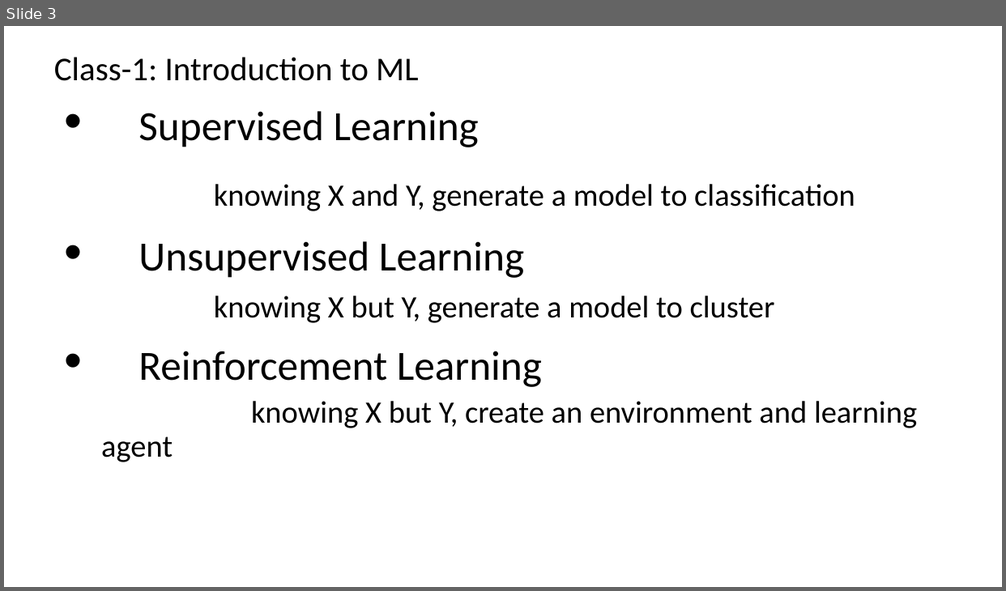
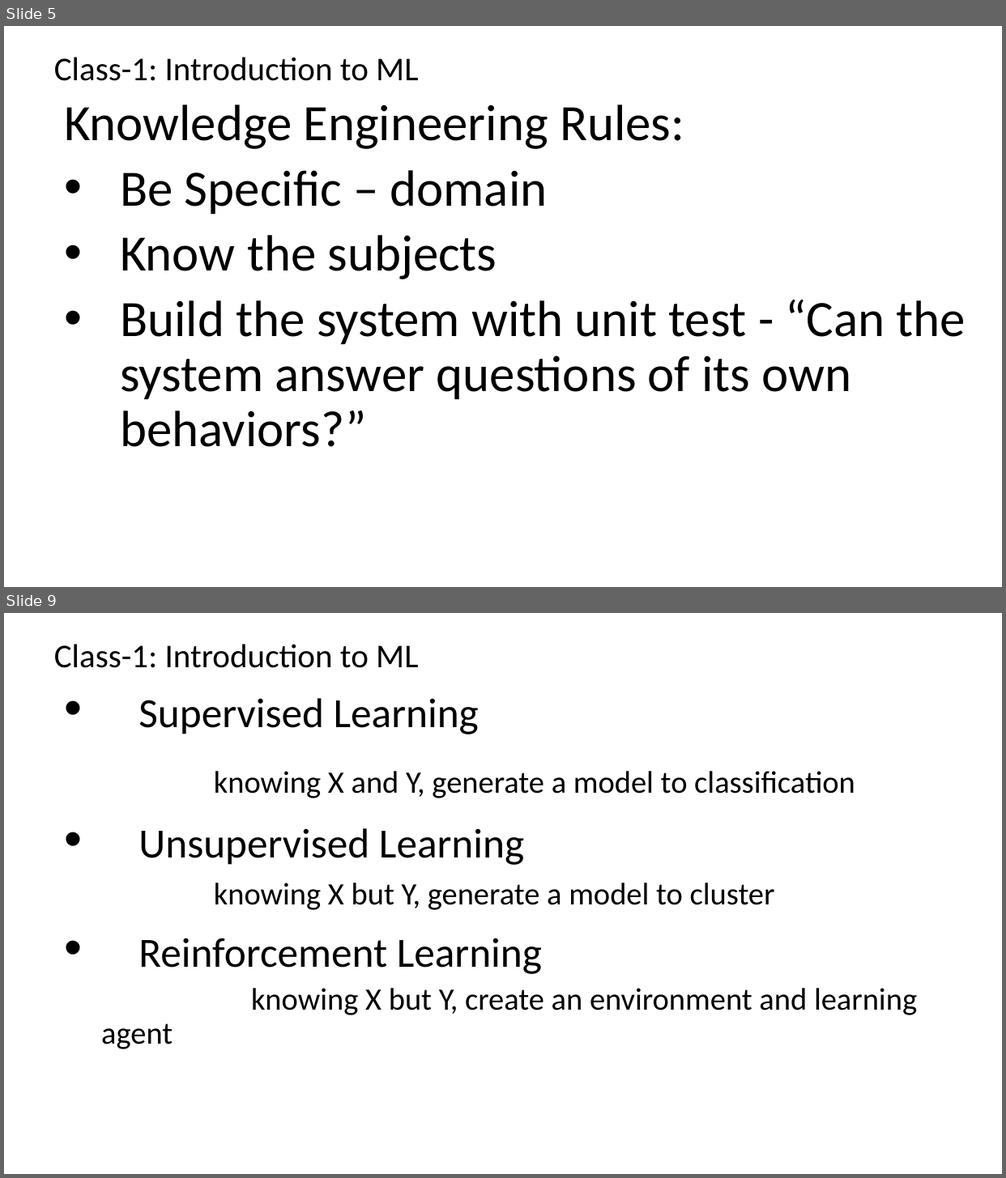
Before and after one commit to renshan2/accesspy, a slide deck: AI-ML-DL/Machine Learning.pptx. Shown one above the other, each under a label of ours: slide 3 before the commit, slides 5 and 9 after it; the slides between them are not shown. The pictures are 1006x591 and 1006x1178 pixels, drawn with LibreOffice and Linux fonts; fonts in the diff are those of the drawing. Boxes give left, top, right and bottom in pixels: in the first picture for what was removed or moved away, otherwise in the second. Text is boxed around its words. In the diff, an @@ line names an element or a change of style, - is before the commit and + after.

```diff
--- a/AI-ML-DL/Machine Learning.pptx
+++ b/AI-ML-DL/Machine Learning.pptx
@@ slide 5 added at (4, 26, 1002, 587), background #FFFFFF @@
@@ text added at (54, 57, 418, 81), 32 pt, text #000000 @@
+Class-1: Introduction to ML
@@ subtitle added at (64, 105, 965, 447), 49 pt, text #000000 @@
+Knowledge Engineering Rules:
+• Be Specific – domain
+• Know the subjects
+• Build the system with unit test - “Can the system answer questions of its own behaviors?”
@@ what was slide 3 is now slide 9 @@
```
Also in this commit, not shown: 8 slides changed, 7 other slides added, 4 other files.
